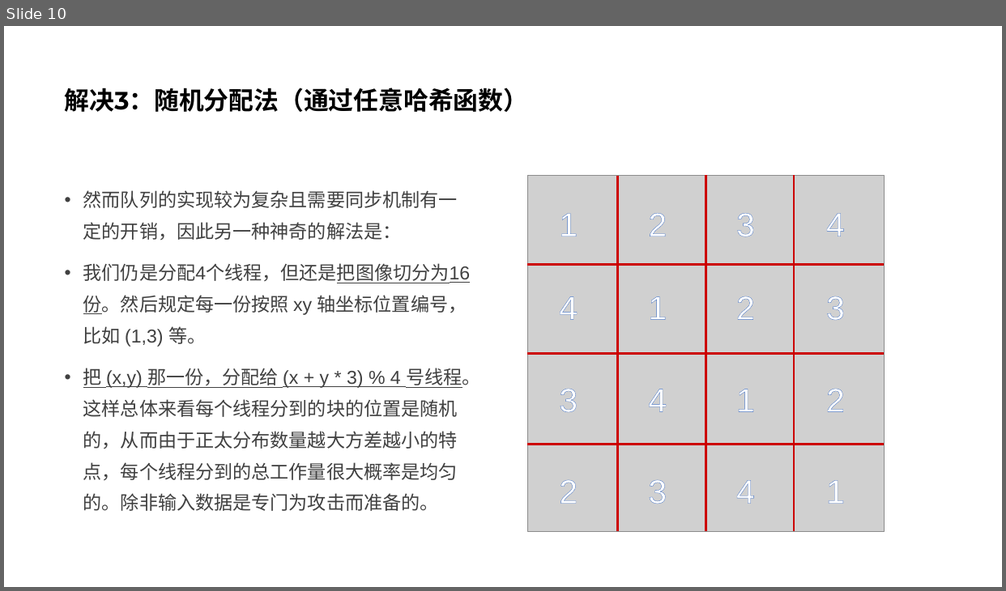
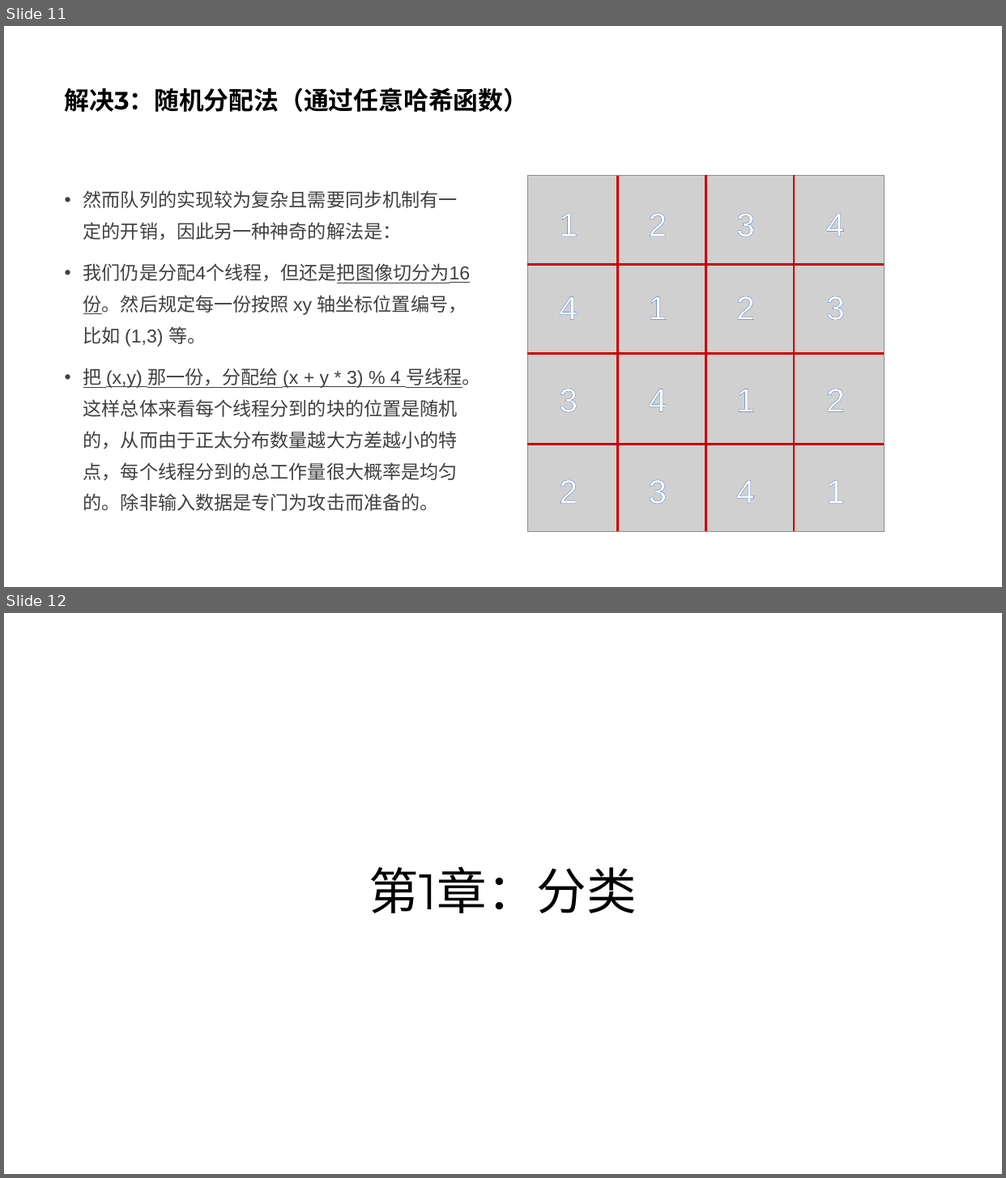
Before and after one commit to parallel101/course, a slide deck: 06/slides.pptx. Shown one above the other, each under a label of ours: slide 10 before the commit, slides 11 and 12 after it. The pictures are 1006x591 and 1006x1178 pixels, drawn with LibreOffice and Linux fonts; fonts in the diff are those of the drawing; grey boxes stand for pictures. Boxes give left, top, right and bottom in pixels: in the first picture for what was removed or moved away, otherwise in the second. Text is boxed around its words. In the diff, an @@ line names an element or a change of style, - is before the commit and + after.

```diff
--- a/06/slides.pptx
+++ b/06/slides.pptx
@@ slide 12 added at (x1=4, y1=613, x2=1002, y2=1174), background #FFFFFF @@
@@ title added at (x1=369, y1=867, x2=637, y2=914), 48 pt, text #000000 @@
+第1章：分类
@@ what was slide 10 is now slide 11 @@
```
Also in this commit, not shown: 2 slides changed, 3 other slides added, 1 slide removed, 12 other files.
